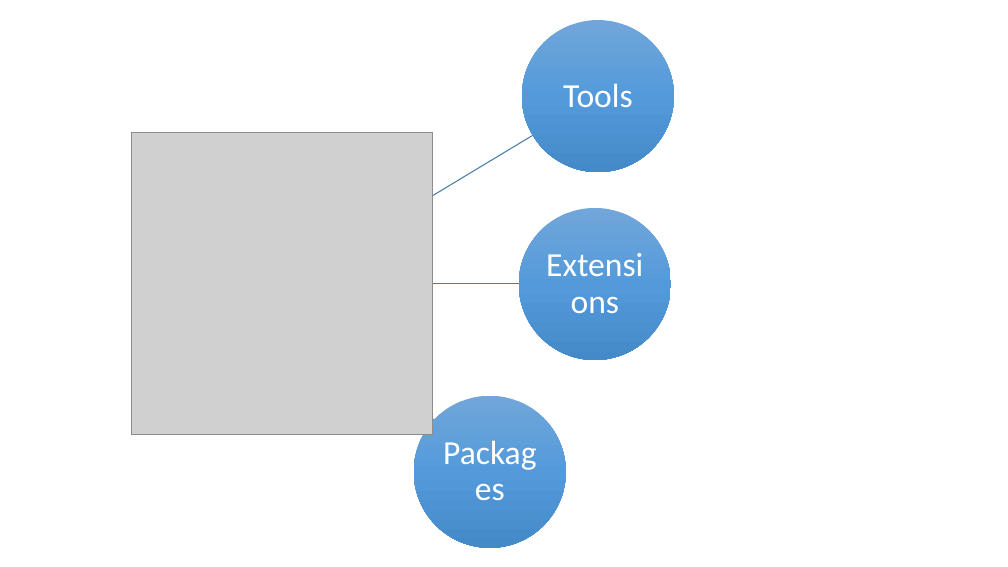
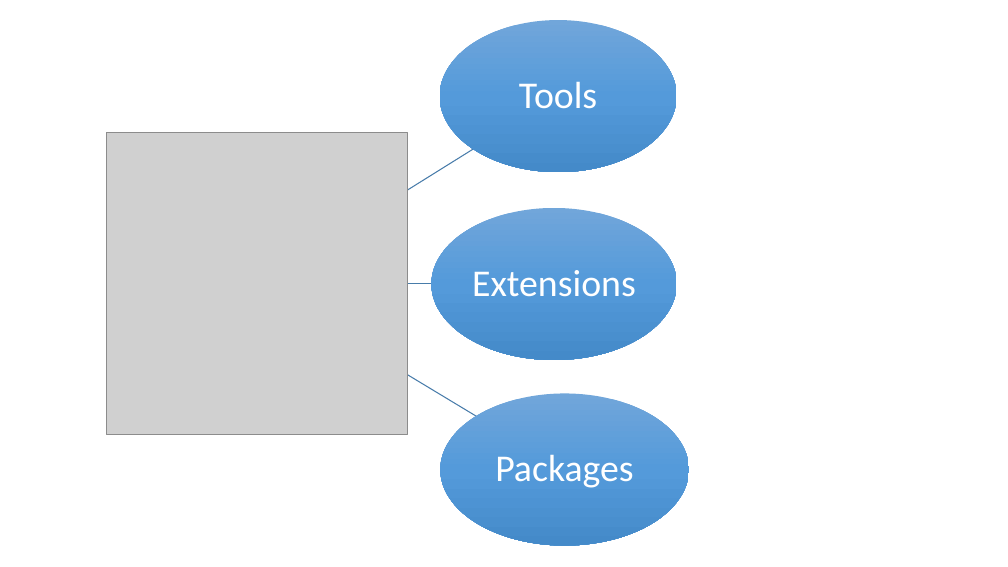
Before and after one commit to perslaursen/OOProg22, a slide deck: slide 4 of Chap/Start/Presentations/SoftwareTools.pptx. Drawn at 1008x567 pixels with LibreOffice and Linux fonts; fonts in the diff are those of the drawing; grey boxes stand for pictures. Boxes give left, top, right and bottom in pixels: in the first picture for what was removed or moved away, otherwise in the second. Text is boxed around its words. In the diff, an @@ line names an element or a change of style, - is before the commit and + after.

```diff
--- a/Chap/Start/Presentations/SoftwareTools.pptx
+++ b/Chap/Start/Presentations/SoftwareTools.pptx
@@ ellipse: place and size @@
-ellipse at (522,20,674,172)
+ellipse at (440,20,677,172)
@@ text "Tools": place and size @@
-text "Tools" at (563,83,633,107)
+text "Tools" at (519,81,597,108)
@@ picture: place and size @@
-picture at (132,132,433,434)
+picture at (106,132,408,434)
@@ freeform shape: place and size @@
-freeform shape at (374,133,534,232)
+freeform shape at (345,147,474,230)
@@ ellipse: place and size @@
-ellipse at (519,208,671,360)
+ellipse at (432,208,678,360)
@@ text "Extensions": place and size @@
-text "Extensions" at (541,231,649,338)
+text "Extensions" at (472,270,636,296)
@@ freeform shape: place and size @@
-freeform shape at (375,282,519,286)
+freeform shape at (346,282,431,286)
@@ freeform shape at (345,336,477,418): rotation 42 to 31 degrees; outline redrawn @@
@@ ellipse: place and size @@
-ellipse at (414,396,566,548)
+ellipse at (440,393,689,545)
@@ size 32 to 36 pt; more space between paragraphs in 3 elements at (519,81,597,108), (472,270,636,296), (495,454,633,488) @@
@@ text "Packages": place and size @@
-text "Packages" at (436,418,544,526)
+text "Packages" at (495,454,633,488)
```
Also in this commit, not shown: 8 other files.
